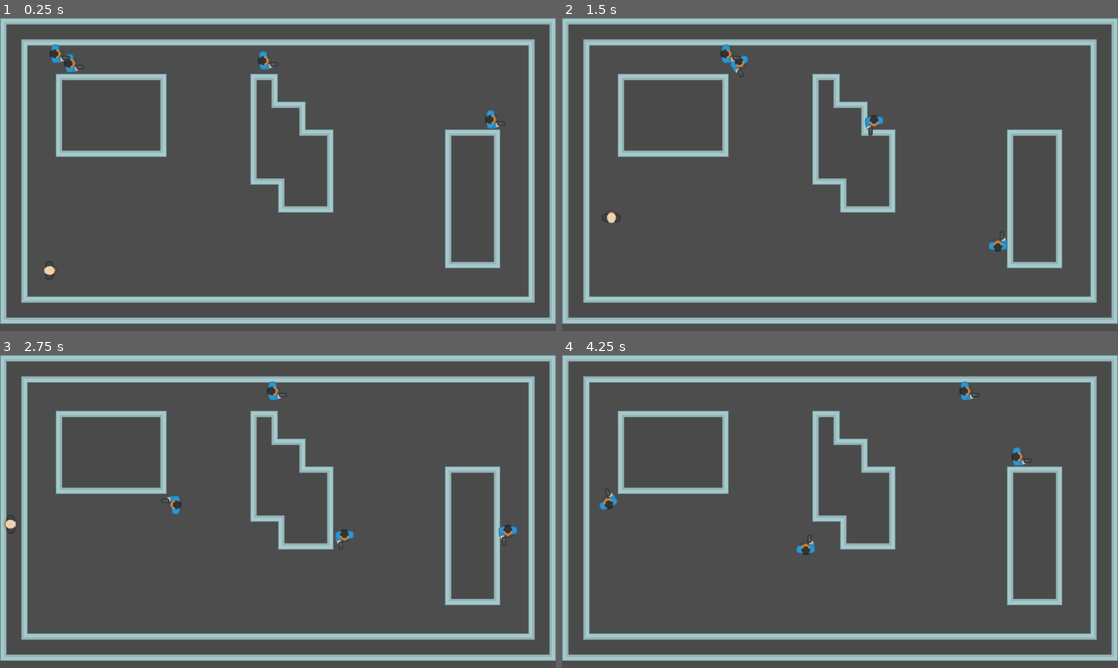
Above: before the commit, frames 1-4 (two rows, left to right).
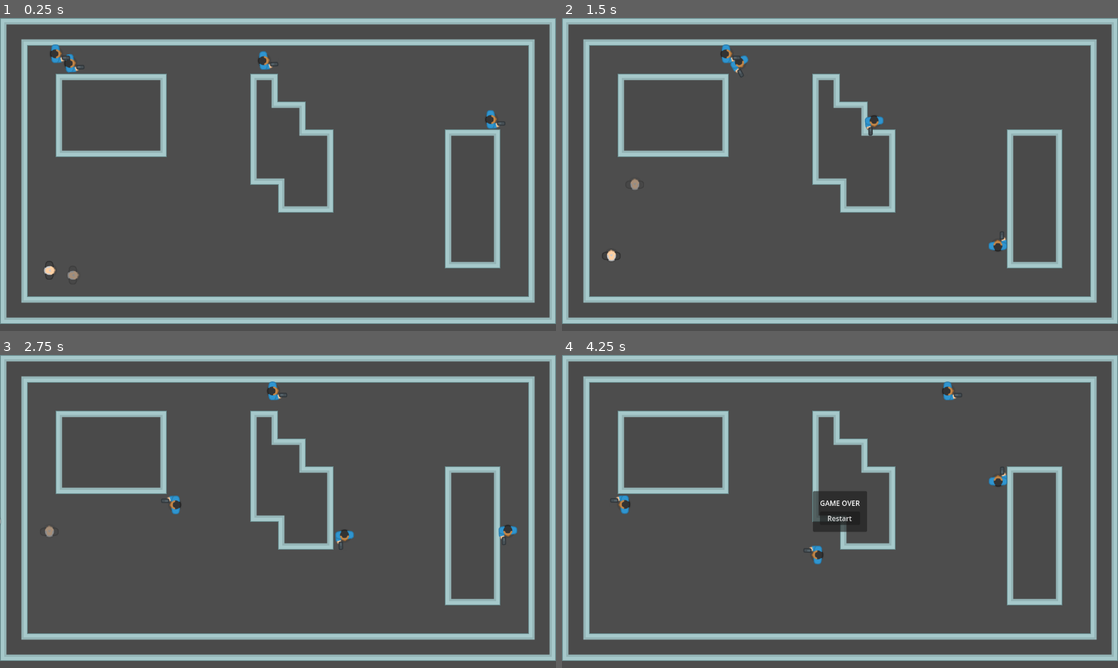
Above: after the commit, the same moments.

Repository: stesim/stammheim
Game: Godot game, scene res://sandbox.tscn
Two runs of this game, one before a commit and one after it. Both use one fixed random seed, a clock stepped at 60 frames per second and the inputs below.
Inputs:
- Up to frame 1 (0.25 s): no input
- Up to frame 2 (1.5 s): hold Tab (switch_character) 0.53-1.28 s; hold W (move_up) from 0.53 s (still down); tap Tab (switch_character) at 1.35 s
- Up to frame 3 (2.75 s): release W (move_up) at 2.03 s; hold A (move_left) from 2.03 s (still down); hold Tab (switch_character) from 2.03 s (still down)
- Up to frame 4 (4.25 s): release Tab (switch_character) at 2.78 s; tap Tab (switch_character) at 2.85 s; release A (move_left) at 3.53 s; hold S (move_down) from 3.53 s (still down); hold Tab (switch_character) from 3.53 s (still down)

The runs differ from the first frame. In frame 1, less than 0.1% of the frame differs, in the area x 12-15%, y 80-84%; in frame 2, 0.2%; in frame 3, 0.1%; in frame 4, 2.1%, in the area x 6-85%, y 8-67%.

Commit message:
added view cones, guard detection and escape area

Diff:
--- /dev/null
+++ b/escape_area.gd
@@ -0,0 +1,9 @@
+extends Area2D
+
+
+func _physics_process(_delta : float) -> void:
+	var bodies := get_overlapping_bodies()
+	var prisoners := get_tree().get_nodes_in_group(&"prisoners")
+	if bodies.size() == prisoners.size():
+		GameState.escape_area_reached()
+		process_mode = Node.PROCESS_MODE_DISABLED
--- /dev/null
+++ b/escape_area.tscn
@@ -0,0 +1,8 @@
+[gd_scene load_steps=2 format=3 uid="uid://dwti8gonass1c"]
+
+[ext_resource type="Script" path="res://escape_area.gd" id="1_1gkj5"]
+
+[node name="escape_area" type="Area2D"]
+collision_layer = 0
+collision_mask = 2
+script = ExtResource("1_1gkj5")
--- /dev/null
+++ b/game_state.gd
@@ -0,0 +1,44 @@
+extends Node
+
+
+signal game_over()
+signal level_completed()
+
+
+@onready var _tree := get_tree()
+
+
+func restart() -> void:
+	_tree.reload_current_scene()
+	_tree.paused = false
+
+
+func prisoner_detected() -> void:
+	_tree.paused = true
+	print("game over")
+	game_over.emit()
+
+
+func escape_area_reached() -> void:
+	_tree.paused = true
+	print("level completed")
+	level_completed.emit()
+
+
+func _unhandled_input(event : InputEvent) -> void:
+	if event.is_action_pressed(&"switch_character"):
+		_switch_character()
+
+
+func _switch_character() -> void:
+	var prisoners := get_tree().get_nodes_in_group(&"prisoners")
+	var current_character_index := 0
+	for prisoner in prisoners:
+		if prisoner.player_controlled:
+			break
+		current_character_index += 1
+
+	var next_character := prisoners[(current_character_index + 1) % prisoners.size()]
+
+	prisoners[current_character_index].player_controlled = false
+	next_character.player_controlled = true
--- /dev/null
+++ b/guard.gd
@@ -0,0 +1,5 @@
+extends CharacterBody2D
+
+
+func _on_view_area_body_entered(_body : Node2D) -> void:
+	GameState.prisoner_detected()
--- a/guard.tscn
+++ b/guard.tscn
@@ -1,11 +1,13 @@
-[gd_scene load_steps=3 format=3 uid="uid://bq8pvs6onk2fb"]
+[gd_scene load_steps=4 format=3 uid="uid://bq8pvs6onk2fb"]
 
+[ext_resource type="Script" path="res://guard.gd" id="1_h3hoe"]
 [ext_resource type="Texture2D" uid="uid://bdtk2w8ctl427" path="res://assets/spritesheet_characters.png" id="1_wv1ib"]
 
 [sub_resource type="CapsuleShape2D" id="CapsuleShape2D_wosuh"]
 height = 44.0
 
 [node name="guard" type="CharacterBody2D"]
+script = ExtResource("1_h3hoe")
 
 [node name="sprite" type="Sprite2D" parent="."]
 position = Vector2(11, 0)
@@ -15,3 +17,12 @@
 
 [node name="collision_shape" type="CollisionShape2D" parent="."]
 shape = SubResource("CapsuleShape2D_wosuh")
+
+[node name="view_area" type="Area2D" parent="."]
+collision_layer = 0
+collision_mask = 2
+
+[node name="view_cone" type="CollisionPolygon2D" parent="view_area"]
+polygon = PackedVector2Array(0, 0, 192, 64, 192, -64)
+
+[connection signal="body_entered" from="view_area" to="." method="_on_view_area_body_entered"]
--- a/prisoner.gd
+++ b/prisoner.gd
@@ -19,19 +19,3 @@
 	if velocity:
 		rotation = velocity.angle()
 	move_and_slide()
-
-
-func _unhandled_input(event : InputEvent) -> void:
-	if not player_controlled:
-		return
-	if event.is_action_pressed(&"switch_character"):
-		_switch_character()
-
-
-func _switch_character() -> void:
-	var prisoners := get_tree().get_nodes_in_group(&"prisoners")
-	var current_character_index := prisoners.find(self)
-	var next_character := prisoners[(current_character_index + 1) % prisoners.size()]
-
-	self.player_controlled = false
-	next_character.player_controlled = true
--- a/prisoner.tscn
+++ b/prisoner.tscn
@@ -7,6 +7,7 @@
 radius = 16.0
 
 [node name="prisoner" type="CharacterBody2D" groups=["prisoners"]]
+collision_layer = 2
 script = ExtResource("1_eoj10")
 
 [node name="sprite" type="Sprite2D" parent="."]
--- a/project.godot
+++ b/project.godot
@@ -14,6 +14,10 @@
 run/main_scene="res://sandbox.tscn"
 config/features=PackedStringArray("4.0", "Forward Plus")
 config/icon="res://icon.svg"
+
+[autoload]
+
+GameState="*res://game_state.gd"
 
 [display]
 
@@ -47,3 +51,8 @@
 "events": [Object(InputEventKey,"resource_local_to_scene":false,"resource_name":"","device":-1,"window_id":0,"alt_press …(182 unchanged characters)…
 ]
 }
+
+[layer_names]
+
+2d_physics/layer_1="Generic"
+2d_physics/layer_2="Prisoners"
--- /dev/null
+++ b/sandbox.gd
@@ -0,0 +1,14 @@
+extends Node2D
+
+
+@onready var _game_over_panel := %game_over_panel
+@onready var _completion_panel := %completion_panel
+
+
+func _ready() -> void:
+	GameState.game_over.connect(func(): _game_over_panel.show())
+	GameState.level_completed.connect(func(): _completion_panel.show())
+
+
+func _on_restart_button_pressed() -> void:
+	GameState.restart()
--- a/sandbox.tscn
+++ b/sandbox.tscn
@@ -1,8 +1,10 @@
-[gd_scene load_steps=10 format=3 uid="uid://dxdxaip521lcq"]
-
+[gd_scene load_steps=13 format=3 uid="uid://dxdxaip521lcq"]
+
+[ext_resource type="Script" path="res://sandbox.gd" id="1_52v6e"]
 [ext_resource type="Texture2D" uid="uid://cw3l3600ciwa7" path="res://assets/spritesheet_tiles.png" id="1_atx4v"]
 [ext_resource type="PackedScene" uid="uid://opog1ttqf8wp" path="res://walking_guard.tscn" id="2_qglee"]
 [ext_resource type="PackedScene" uid="uid://jpjqw4ordrv8" path="res://prisoner.tscn" id="3_t6lhf"]
+[ext_resource type="PackedScene" uid="uid://dwti8gonass1c" path="res://escape_area.tscn" id="4_5ito0"]
 
 [sub_resource type="TileSetAtlasSource" id="TileSetAtlasSource_sbren"]
 texture = ExtResource("1_atx4v")
@@ -369,7 +371,11 @@
 }
 point_count = 5
 
+[sub_resource type="RectangleShape2D" id="RectangleShape2D_x5w6x"]
+size = Vector2(112, 80)
+
 [node name="sandbox" type="Node2D"]
+script = ExtResource("1_52v6e")
 
 [node name="TileMap" type="TileMap" parent="."]
 tile_set = SubResource("TileSet_2wlsy")
@@ -392,6 +398,92 @@
 curve = SubResource("Curve2D_kdhvh")
 speed = 200.0
 
+[node name="escape_area" parent="." instance=ExtResource("4_5ito0")]
+position = Vector2(1160, 104)
+
+[node name="escape_area_shape" type="CollisionShape2D" parent="escape_area"]
+shape = SubResource("RectangleShape2D_x5w6x")
+
 [node name="prisoner" parent="." instance=ExtResource("3_t6lhf")]
 position = Vector2(114, 581)
+speed = 256.0
 player_controlled = true
+
+[node name="prisoner2" parent="." instance=ExtResource("3_t6lhf")]
+position = Vector2(168, 592)
+speed = 256.0
+
+[node name="ui_layer" type="CanvasLayer" parent="."]
+
+[node name="game_over_panel" type="PanelContainer" parent="ui_layer"]
+unique_name_in_owner = true
+process_mode = 2
+visible = false
+anchors_preset = 8
+anchor_left = 0.5
+anchor_top = 0.5
+anchor_right = 0.5
+anchor_bottom = 0.5
+offset_left = -20.0
+offset_top = -20.0
+offset_right = 20.0
+offset_bottom = 20.0
+grow_horizontal = 2
+grow_vertical = 2
+
+[node name="MarginContainer" type="MarginContainer" parent="ui_layer/game_over_panel"]
+layout_mode = 2
+theme_override_constants/margin_left = 16
+theme_override_constants/margin_top = 16
+theme_override_constants/margin_right = 16
+theme_override_constants/margin_bottom = 16
+
+[node name="VBoxContainer" type="VBoxContainer" parent="ui_layer/game_over_panel/MarginContainer"]
+layout_mode = 2
+theme_override_constants/separation = 8
+
+[node name="Label" type="Label" parent="ui_layer/game_over_panel/MarginContainer/VBoxContainer"]
+layout_mode = 2
+text = "GAME OVER"
+
+[node name="restart_button" type="Button" parent="ui_layer/game_over_panel/MarginContainer/VBoxContainer"]
+layout_mode = 2
+text = "Restart"
+
+[node name="completion_panel" type="PanelContainer" parent="ui_layer"]
+unique_name_in_owner = true
+process_mode = 2
+visible = false
+anchors_preset = 8
+anchor_left = 0.5
+anchor_top = 0.5
+anchor_right = 0.5
+anchor_bottom = 0.5
+offset_left = -20.0
+offset_top = -20.0
+offset_right = 20.0
+offset_bottom = 20.0
+grow_horizontal = 2
+grow_vertical = 2
+
+[node name="MarginContainer" type="MarginContainer" parent="ui_layer/completion_panel"]
+layout_mode = 2
+theme_override_constants/margin_left = 16
+theme_override_constants/margin_top = 16
+theme_override_constants/margin_right = 16
+theme_override_constants/margin_bottom = 16
+
+[node name="VBoxContainer" type="VBoxContainer" parent="ui_layer/completion_panel/MarginContainer"]
+layout_mode = 2
+theme_override_constants/separation = 8
+
+[node name="Label" type="Label" parent="ui_layer/completion_panel/MarginContainer/VBoxContainer"]
+layout_mode = 2
+text = "LEVEL COMPLETED"
+
+[node name="restart_button" type="Button" parent="ui_layer/completion_panel/MarginContainer/VBoxContainer"]
+layout_mode = 2
+text = "Restart"
+
+[connection signal="pressed" from="ui_layer/game_over_panel/MarginContainer/VBoxContainer/restart_button" to="." method="_on_restart_button_pressed"]
+[connection signal="pressed" from="ui_layer/completion_panel/MarginContainer/VBoxContainer/restart_button" to="." method="_on_restart_button_pressed"]
